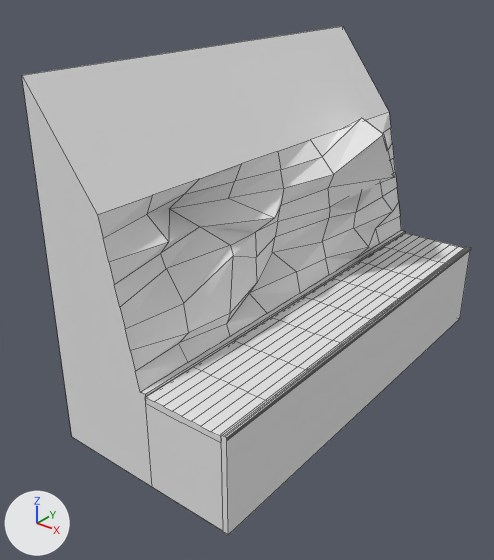
Before and after pictures for a commit that changed the Blender file Assets/new files/CompleteNepaValley.blend.
One viewpoint serves both versions: a camera (50 mm lens) standing at (50.1, -71.2, 53.4) and looking at (-13.1, 7.9, 4.4). Lighting does not change. The marker at lower left points along +X, +Y and +Z. Mesh edges are drawn as thin lines.
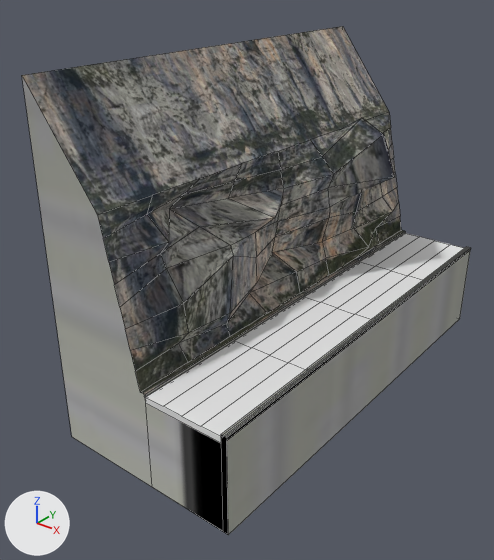
Location of each change, [x1, y1, x2, y2] in pixels of the pictures (494 x 560 px):
'Cube', surface changed, reshaped
    both: [22, 26, 471, 535]
part 1 of me_cube, cut back
    both: [22, 77, 471, 535]
part 2 of me_cube, surface changed
    both: [141, 230, 470, 437]

What the commit changed:
Picture 'NepaValleyUVmap.png' (img_nepavalleyuvmap_png) is new.
In material 'NapValley' (mat_napvalley), base_color is no longer (0.8, 0.8, 0.8), white #e7e7e7.
In material 'NapValley' (mat_napvalley), texture is now set to img_nepavalleyuvmap_png.
In material 'NapValley' (mat_napvalley), roughness goes from 0.5 to 1.0.
me_cube is used by ob_cube; location (-1.3, 0.0, 0.0); scale (1.82, 1.82, 1.82).
me_cube had 297 vertices, 212 faces and spanned x -13.0..4.5, y -11.6..29.1, z -8.5..21.7.
me_cube now has 222 vertices, 158 faces and spans x -13.0..4.5, y -11.6..29.1, z -8.5..21.7.
Part 1, on me_cube:
79 vertices are removed from x -3.2..4.5, y -11.6..29.1, z -0.5..0.2.
111 faces are deleted.
4 vertices are added at (4.2, -11.6, 0.0), (4.2, 29.1, 0.0), (-3.3, -11.6, 0.0), (-3.3, 29.1, 0.0).
37 new faces join them, mat_napvalley (picture img_nepavalleyuvmap_png).
20 new faces join them, mat_road (its picture is missing).
me_cube part 2: 17 kept faces spanning x -3.7..4.5, y -11.6..29.1, z 0.2 get new texture (UV) coordinates.
